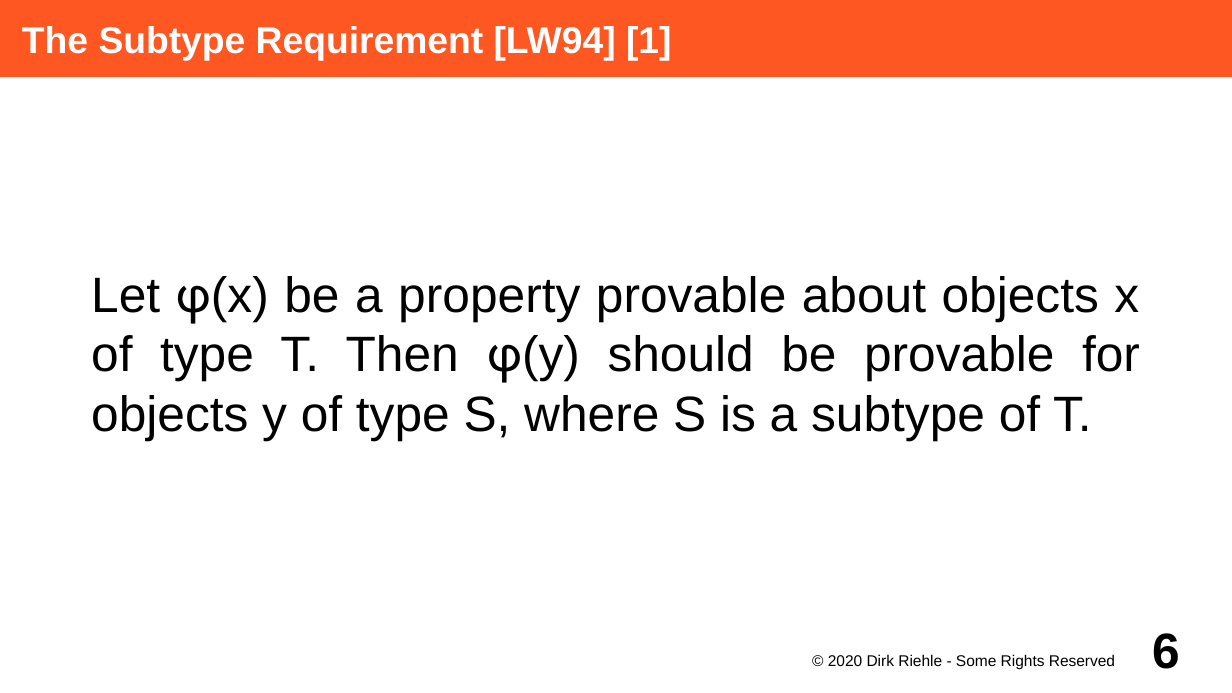
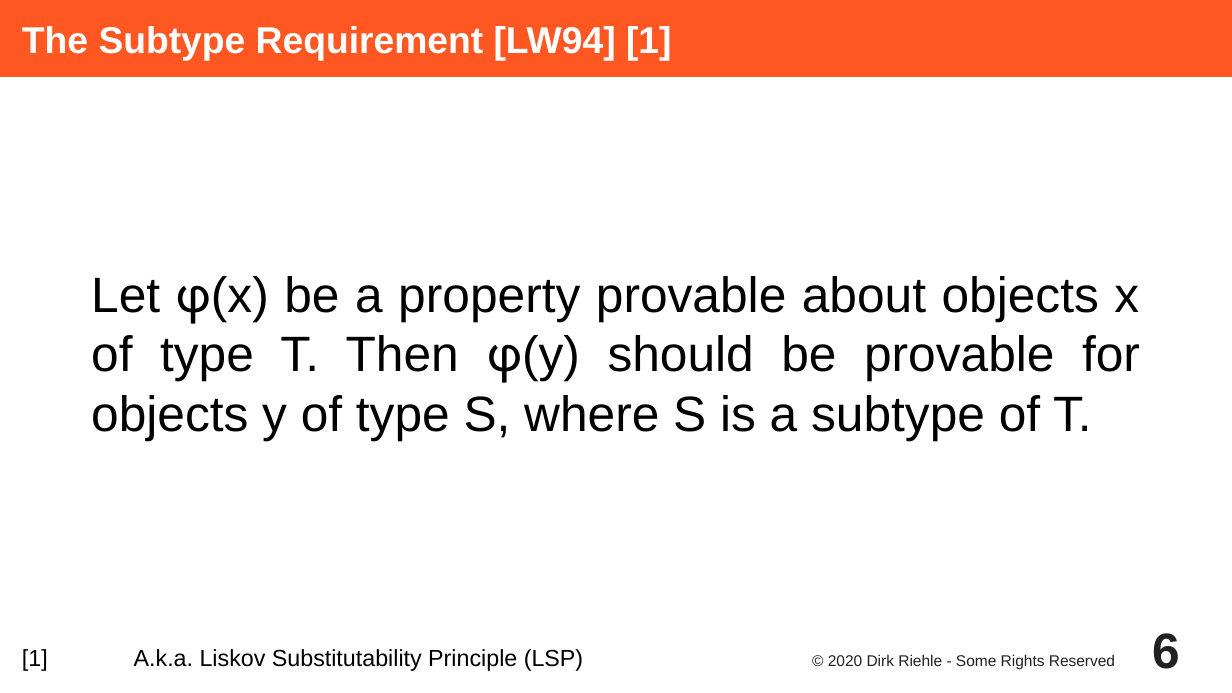
Before and after one commit to dirkriehle/adap-course, a slide deck: slide 6 of Lecture Slides/ADAP C04 - Subtyping and Inheritance.odp. Drawn at 1232x693 pixels with LibreOffice and Linux fonts; fonts in the diff are those of the drawing. Boxes give left, top, right and bottom in pixels: in the first picture for what was removed or moved away, otherwise in the second. Text is boxed around its words. In the diff, an @@ line names an element or a change of style, - is before the commit and + after.

```diff
--- a/Lecture Slides/ADAP C04 - Subtyping and Inheritance.odp
+++ b/Lecture Slides/ADAP C04 - Subtyping and Inheritance.odp
@@ page number at [1152,633,1180,669]: text colour #000000 to #212121 @@
@@ text added at [22,649,583,671], 15 pt, text #000000 @@
+[1] A.k.a. Liskov Substitutability Principle (LSP)
@@ text "© 2020 Dirk Riehle - ..." at [828,654,1115,670]: text colour #000000 to #212121 @@
```
Also in this commit, not shown: 31 other slides changed, 12 other files.
